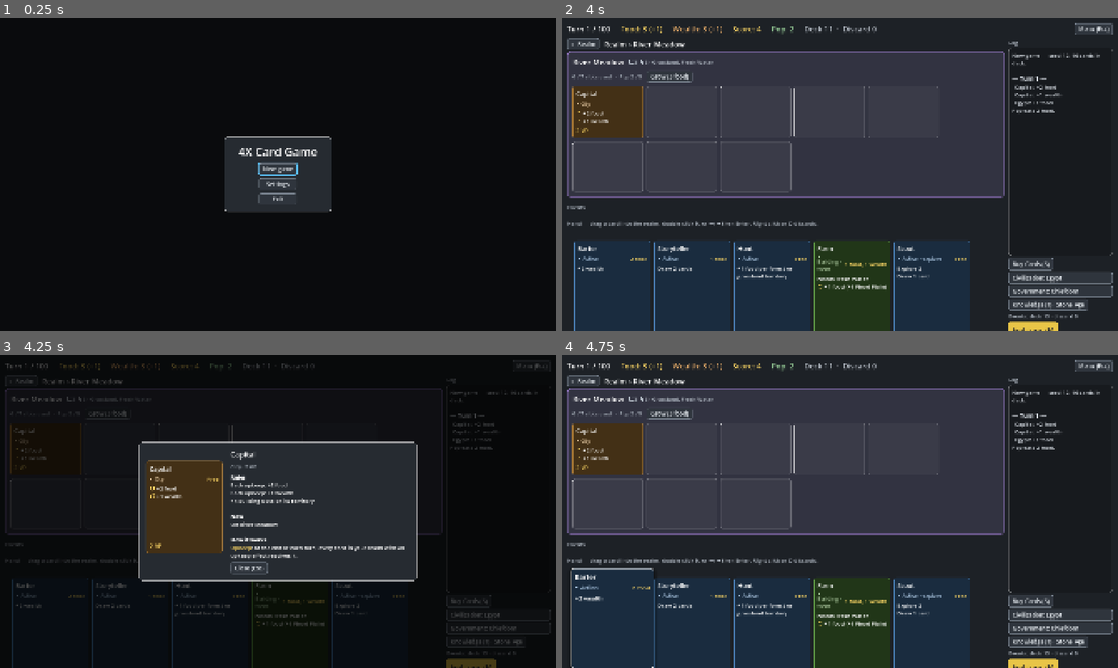
Above: before the commit, frames 1-4 (two rows, left to right).
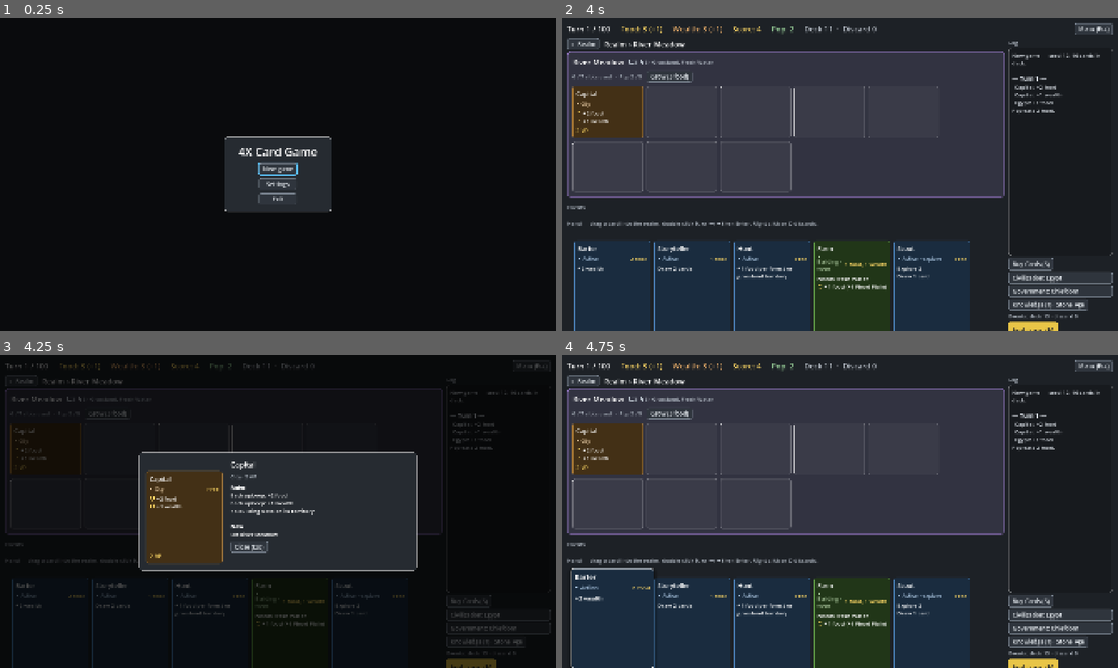
Above: after the commit, the same moments.

Repository: r888888888/4x-card-game
Game: Godot game, scene res://ui/main.tscn
Two runs of this game, one before a commit and one after it. Both use one fixed random seed, a clock stepped at 60 frames per second and the inputs below.
Inputs (mouse positions are in pixels of both pictures, inside the frame that each line leads up to):
- Up to frame 1 (0.25 s): no input
- Up to frame 2 (4 s): click "New game" at 0.5 s; click (845, 205) at 1.27 s; type "12" at 1.35 s; click "Start" at 2 s; tap Enter (ui_accept) at 2.75 s; drag from (600, 77) to (895, 105) at 2.77 s; drag from (606, 111) to (812, 237) at 3.52 s
- Up to frame 3 (4.25 s): no input
- Up to frame 4 (4.75 s): move the mouse to (612, 624) at 4.27 s; hold Right (ui_right) from 4.28 s (still down); tap Tab at 4.35 s; click (612, 624) at 4.42 s

Frames 1-2 are identical in both runs. In frame 3, 6.6% of the frame differs, in the area x 24-76%, y 27-73%; in frame 4, nothing differs.

Commit message:
112: card details leave out the basic terms (Upkeep, Slots, Pop)
Co-Authored-By: Claude Opus 5.5 <noreply@anthropic.com>

Diff:
--- a/engine/card_details.gd
+++ b/engine/card_details.gd
@@ -71,7 +71,7 @@
 	return "Costs %d wealth now (%s)" % [e.tech_cost(tech.uid), ", ".join(parts)]
 
 
-## Unique terms, in order of first use: the rules, then the card type's mechanics.
+## Unique terms, in order of first use: the rules, then the card type's mechanics. Leaves out Glossary.BASIC.
 static func _terms(e: GameEngine, def: CardDef, keywords: Array[String]) -> Array[Dictionary]:
 	var names: Array[String] = []
 	if def.type == CardDef.TERRITORY:
@@ -98,7 +98,7 @@
 	var seen := {}
 	for n in names:
 		var term := n.capitalize()
-		if seen.has(term):
+		if seen.has(term) or Glossary.BASIC.has(term):
 			continue
 		seen[term] = true
 		var text := Glossary.text(term)
--- a/engine/glossary.gd
+++ b/engine/glossary.gd
@@ -21,6 +21,8 @@
 	"Settle": "Move a frontier territory into your realm and found a city on it.",
 	"Grow": "Add pop to a territory, up to its housing.",
 }
+## Terms a player learns in the first turn; card details leave them out (backlog 112).
+const BASIC: Array[String] = ["Upkeep", "Slots", "Pop"]
 
 
 ## The explanation of term, or "" if it isn't a fixed term.
--- a/tests/test_card_details.gd
+++ b/tests/test_card_details.gd
@@ -164,8 +164,7 @@
 # --- 112: the basic terms are left out ---
 
 func test_basic_terms_are_upkeep_slots_and_pop() -> void:
-	var basic: Array = (Glossary as Script).get_script_constant_map().get("BASIC", [])  # parses before BASIC exists
-	eq(basic, ["Upkeep", "Slots", "Pop"], "Glossary.BASIC")
+	eq(Glossary.BASIC, ["Upkeep", "Slots", "Pop"] as Array[String], "Glossary.BASIC")
 
 
 func test_no_card_lists_a_basic_term() -> void:
Not shown, changed: PLAN.md
Not shown, changed: docs/backlog/112-drop-basic-terms.md
